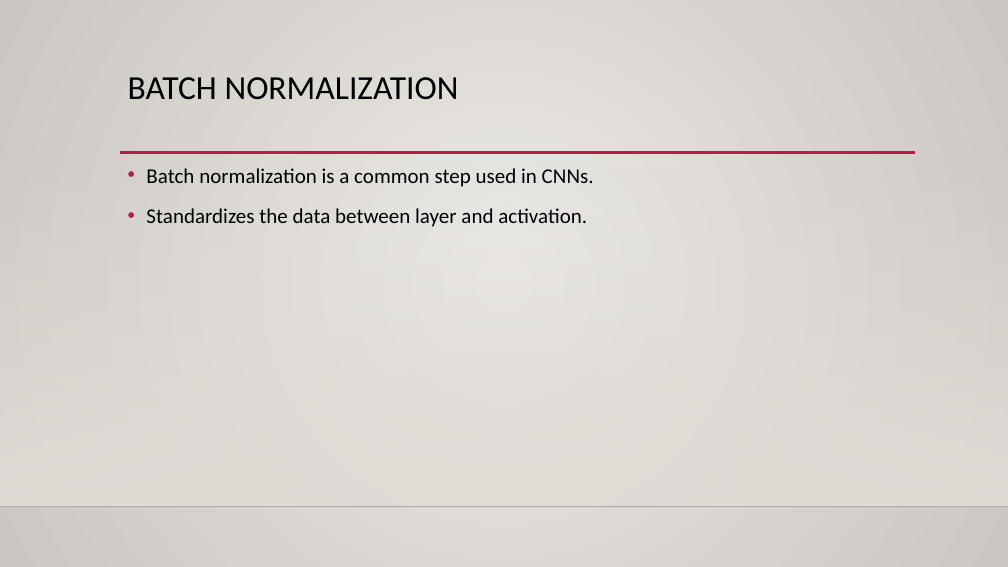
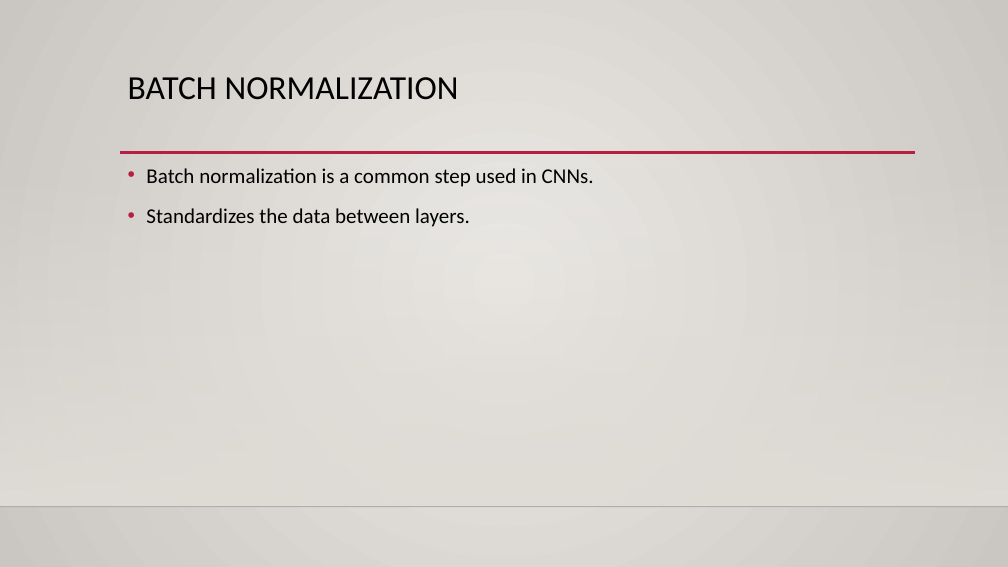
Before and after one commit to calvint13/Intro_to_Machine_Learning_Student_Workbooks, a slide deck: slide 32 of reference_content/Slides/images_cnn.pptx (slide 30 before the commit). Drawn at 1008x567 pixels with LibreOffice and Linux fonts; fonts in the diff are those of the drawing; background and template pictures are left out. Boxes give left, top, right and bottom in pixels: in the first picture for what was removed or moved away, otherwise in the second. Text is boxed around its words. In the diff, an @@ line names an element or a change of style, - is before the commit and + after.

```diff
--- a/reference_content/Slides/images_cnn.pptx
+++ b/reference_content/Slides/images_cnn.pptx
@@ text at box(146, 208, 470, 227): text changed @@
-• Standardizes the data between layer and activation.
+• Standardizes the data between layers.
```
Also in this commit, not shown: 4 other slides changed, 4 slides added, 1 other file.
